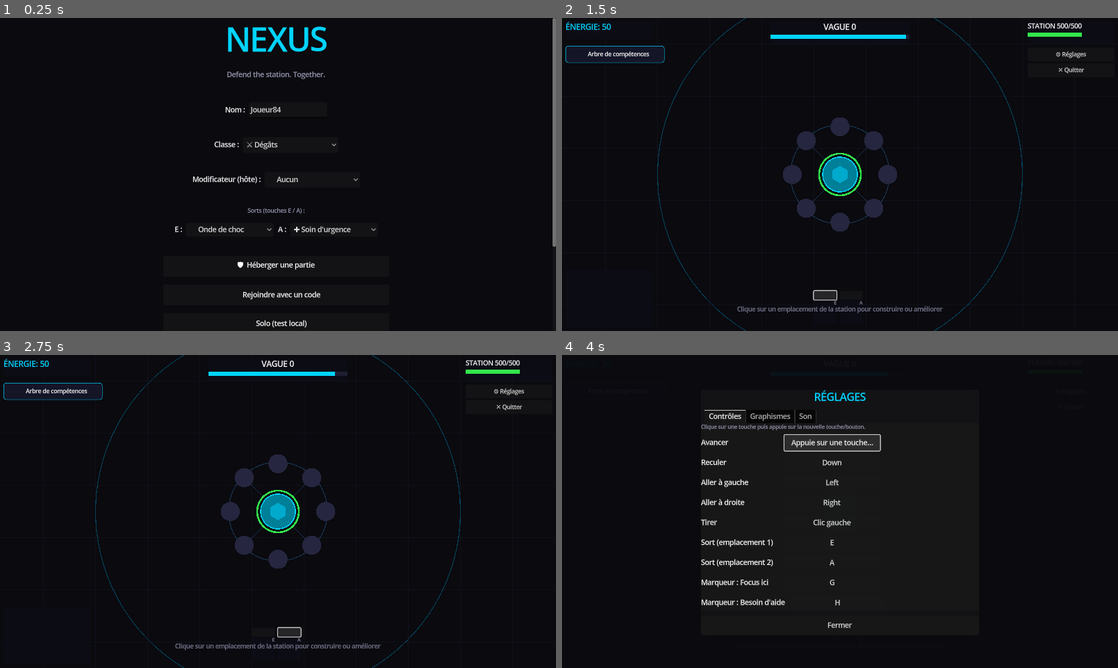
Above: before the commit, frames 1-4 (two rows, left to right).
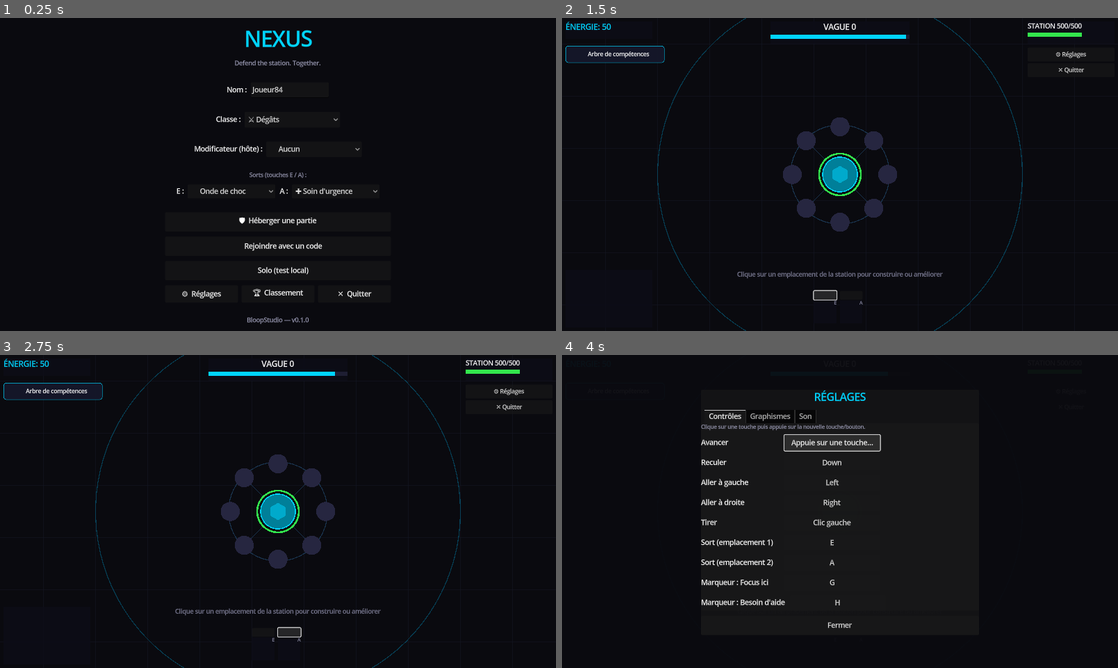
Above: after the commit, the same moments.

Repository: BloopStudio/NEXUS
Game: Godot game, scene res://scenes/main_menu.tscn
Two runs of this game, one before a commit and one after it. Both use one fixed random seed, a clock stepped at 60 frames per second and the inputs below.
Inputs (mouse positions are in pixels of both pictures, inside the frame that each line leads up to):
- Up to frame 1 (0.25 s): no input
- Up to frame 2 (1.5 s): click "🤖 Solo (test local)" at 0.5 s; click (823, 296) at 1.27 s
- Up to frame 3 (2.75 s): click (289, 633) at 2.02 s
- Up to frame 4 (4 s): click "⚙ Réglages" at 2.75 s; click "Up" at 3.5 s

The runs differ from the first frame. In frame 1, 4.0% of the frame differs, in the area x 31-100%, y 0-99%; in frame 2, 0.7%; in frame 3, 0.7%; in frame 4, less than 0.1%.

Commit message:
Menu principal compact + panneau de construction qui ne chevauche plus la barre de sorts
Le menu principal avait grossi (classe, modificateur, sorts, liste de
lobby, 6 boutons) au point de dépasser la hauteur de fenêtres plus
courtes sans que ce soit évident qu'il fallait défiler pour voir la
suite. Titre réduit (72→48px), séparation resserrée, et les 3 boutons
secondaires (Réglages/Classement/Quitter) regroupés sur une seule
rangée au lieu d'être empilés pleine largeur — libère l'équivalent de
deux hauteurs de bouton.

En jeu, le panneau contextuel de construction/amélioration (bas-centre)
chevauchait directement la barre de sorts du HUD (aussi bas-centre) :
les boutons de montée de niveau des sorts et leurs icônes s'affichaient
par-dessus le panneau. Le panneau est remonté (offset_bottom -16 → -104)
pour rester strictement au-dessus de la bande occupée par la barre de
sorts, et l'indice "Clique sur un emplacement..." déplacé pareil.

Aussi remplacé la rangée de boutons de construction (jusqu'à 8 types de
modules sur une seule ligne, qui débordait largement du panneau et
pouvait sortir de l'écran sur une petite fenêtre) par une grille à 4
colonnes qui s'étend en hauteur plutôt qu'en largeur.

Testé via un script solo (construction du menu principal, ouverture du
panneau de construction + vérification que son offset_bottom reste
au-dessus de la barre de sorts) — ALL_ASSERTS_PASSED, fichiers de test
supprimés, compilation headless re-vérifiée propre.

Co-Authored-By: Claude Sonnet 5 <noreply@anthropic.com>
Claude-Session: https://claude.ai/code/session_01QbmrWrh6g49TsRp3uQrcMN

Diff:
--- a/scripts/ui/main_menu.gd
+++ b/scripts/ui/main_menu.gd
@@ -80,25 +80,28 @@
 	# Center column
 	var center := VBoxContainer.new()
 	center.custom_minimum_size = Vector2(520, 0)
-	center.add_theme_constant_override("separation", 18)
+	center.add_theme_constant_override("separation", 12)
 	center_wrap.add_child(center)
 
-	# Title
+	# Title — kept compact (rather than the original 72px) since the menu has
+	# grown a fair bit of content over time (class/mutator/loadout rows, a
+	# lobby list, six buttons) and needs to fit inside shorter windows without
+	# relying on scrolling for the common case.
 	var title := Label.new()
 	title.text = "NEXUS"
 	title.horizontal_alignment = HORIZONTAL_ALIGNMENT_CENTER
-	title.add_theme_font_size_override("font_size", 72)
+	title.add_theme_font_size_override("font_size", 48)
 	title.add_theme_color_override("font_color", C_ACCENT)
 	center.add_child(title)
 
 	var sub := Label.new()
 	sub.text = "Defend the station. Together."
 	sub.horizontal_alignment = HORIZONTAL_ALIGNMENT_CENTER
-	sub.add_theme_font_size_override("font_size", 16)
+	sub.add_theme_font_size_override("font_size", 14)
 	sub.add_theme_color_override("font_color", C_DIM)
 	center.add_child(sub)
 
-	_spacer(center, 16)
+	_spacer(center, 10)
 
 	# Player name row
 	var name_row := HBoxContainer.new()
@@ -195,31 +198,44 @@
 	_spacer(center, 8)
 
 	# ── Buttons ──
-	var btn_host := _make_button("🛡  Héberger une partie")
+	var btn_host := _make_button("🛡  Héberger une partie", 44)
 	btn_host.pressed.connect(_on_host_pressed)
 	center.add_child(btn_host)
 
-	var btn_join := _make_button("🔗  Rejoindre avec un code")
+	var btn_join := _make_button("🔗  Rejoindre avec un code", 44)
 	btn_join.pressed.connect(_on_join_pressed)
 	center.add_child(btn_join)
 
-	var btn_solo := _make_button("🤖  Solo (test local)")
+	var btn_solo := _make_button("🤖  Solo (test local)", 44)
 	btn_solo.pressed.connect(_on_solo_pressed)
 	center.add_child(btn_solo)
 
-	var btn_settings := _make_button("⚙  Réglages")
+	# Secondary/utility actions share one row instead of stacking full-width —
+	# saves two button-heights' worth of vertical space, which matters once
+	# the window gets short (laptop screens, small windowed mode).
+	var utility_row := HBoxContainer.new()
+	utility_row.add_theme_constant_override("separation", 8)
+	center.add_child(utility_row)
+
+	var btn_settings := _make_button("⚙  Réglages", 40)
+	btn_settings.size_flags_horizontal = Control.SIZE_EXPAND_FILL
+	btn_settings.custom_minimum_size = Vector2(0, 40)
 	btn_settings.pressed.connect(_on_settings_pressed)
-	center.add_child(btn_settings)
-
-	var btn_scores := _make_button("🏆  Classement local")
+	utility_row.add_child(btn_settings)
+
+	var btn_scores := _make_button("🏆  Classement", 40)
+	btn_scores.size_flags_horizontal = Control.SIZE_EXPAND_FILL
+	btn_scores.custom_minimum_size = Vector2(0, 40)
 	btn_scores.pressed.connect(_on_scores_pressed)
-	center.add_child(btn_scores)
-
-	var btn_quit := _make_button("✕  Quitter le jeu")
+	utility_row.add_child(btn_scores)
+
+	var btn_quit := _make_button("✕  Quitter", 40)
+	btn_quit.size_flags_horizontal = Control.SIZE_EXPAND_FILL
+	btn_quit.custom_minimum_size = Vector2(0, 40)
 	btn_quit.pressed.connect(_on_quit_pressed)
-	center.add_child(btn_quit)
-
-	_spacer(center, 8)
+	utility_row.add_child(btn_quit)
+
+	_spacer(center, 6)
 
 	# ── Leaderboard panel (hidden until opened) ──
 	_scores_panel = PanelContainer.new()
@@ -621,10 +637,10 @@
 	_status_label.add_theme_color_override("font_color", color)
 
 
-func _make_button(text: String) -> Button:
+func _make_button(text: String, height: int = 48) -> Button:
 	var btn := Button.new()
 	btn.text = text
-	btn.custom_minimum_size = Vector2(380, 48)
+	btn.custom_minimum_size = Vector2(380, height)
 	btn.add_theme_font_size_override("font_size", 16)
 	btn.add_theme_color_override("font_color", C_TEXT)
 	btn.pressed.connect(func(): AudioManager.play_sfx(AudioManager.SFX.UI_CLICK))
--- a/scripts/ui/upgrade_menu.gd
+++ b/scripts/ui/upgrade_menu.gd
@@ -124,8 +124,8 @@
 	_hint_label.anchor_bottom = 1.0
 	_hint_label.offset_left   = -300.0
 	_hint_label.offset_right  =  300.0
-	_hint_label.offset_top    = -60.0
-	_hint_label.offset_bottom = -20.0
+	_hint_label.offset_top    = -140.0
+	_hint_label.offset_bottom = -104.0
 	_hint_label.horizontal_alignment = HORIZONTAL_ALIGNMENT_CENTER
 	_hint_label.text = "Clique sur un emplacement de la station pour construire ou améliorer"
 	_hint_label.add_theme_font_size_override("font_size", 14)
@@ -157,7 +157,9 @@
 	_build_skill_tree_panel()
 
 	# Contextual panel — anchored at the bottom so it never covers the station
-	# ring (which sits centered around the middle of the screen).
+	# ring (which sits centered around the middle of the screen). Stops well
+	# short of the very bottom edge (offset_bottom -104, not -16) so it never
+	# overlaps the HUD's bottom-center spell bar, which occupies that strip.
 	_panel = PanelContainer.new()
 	_panel.visible = false
 	_panel.anchor_left   = 0.5
@@ -166,8 +168,8 @@
 	_panel.anchor_bottom = 1.0
 	_panel.offset_left   = -350.0
 	_panel.offset_right  =  350.0
-	_panel.offset_top    = -190.0
-	_panel.offset_bottom = -16.0
+	_panel.offset_top    = -320.0
+	_panel.offset_bottom = -104.0
 	add_child(_panel)
 
 	var vbox := VBoxContainer.new()
@@ -284,9 +286,15 @@
 	if mtype == GameState.ModuleType.EMPTY:
 		_panel_title.text = "%s — Construire" % location_label
 
-		var row := HBoxContainer.new()
-		row.add_theme_constant_override("separation", 8)
-		_panel_body.add_child(row)
+		# A GridContainer (4 columns, wrapping to more rows as needed) instead of
+		# a single HBoxContainer — with up to 8 buildable types the old row grew
+		# wider than the panel itself and spilled past the screen edge on
+		# smaller windows.
+		var grid := GridContainer.new()
+		grid.columns = 4
+		grid.add_theme_constant_override("h_separation", 8)
+		grid.add_theme_constant_override("v_separation", 8)
+		_panel_body.add_child(grid)
 
 		for t in _current_buildable_types():
 			var captured_t: GameState.ModuleType = t
@@ -295,7 +303,7 @@
 			b.add_theme_font_size_override("font_size", 12)
 			b.tooltip_text = "%s : %s%s" % [ModuleInfo.NAMES[t], get_module_effect_text(t, 1), _current_synergy_note(_selected_slot, t)]
 			b.pressed.connect(func(): _build(captured_t))
-			row.add_child(b)
+			grid.add_child(b)
 			_build_buttons.append(b)
 
 		var hint := Label.new()
